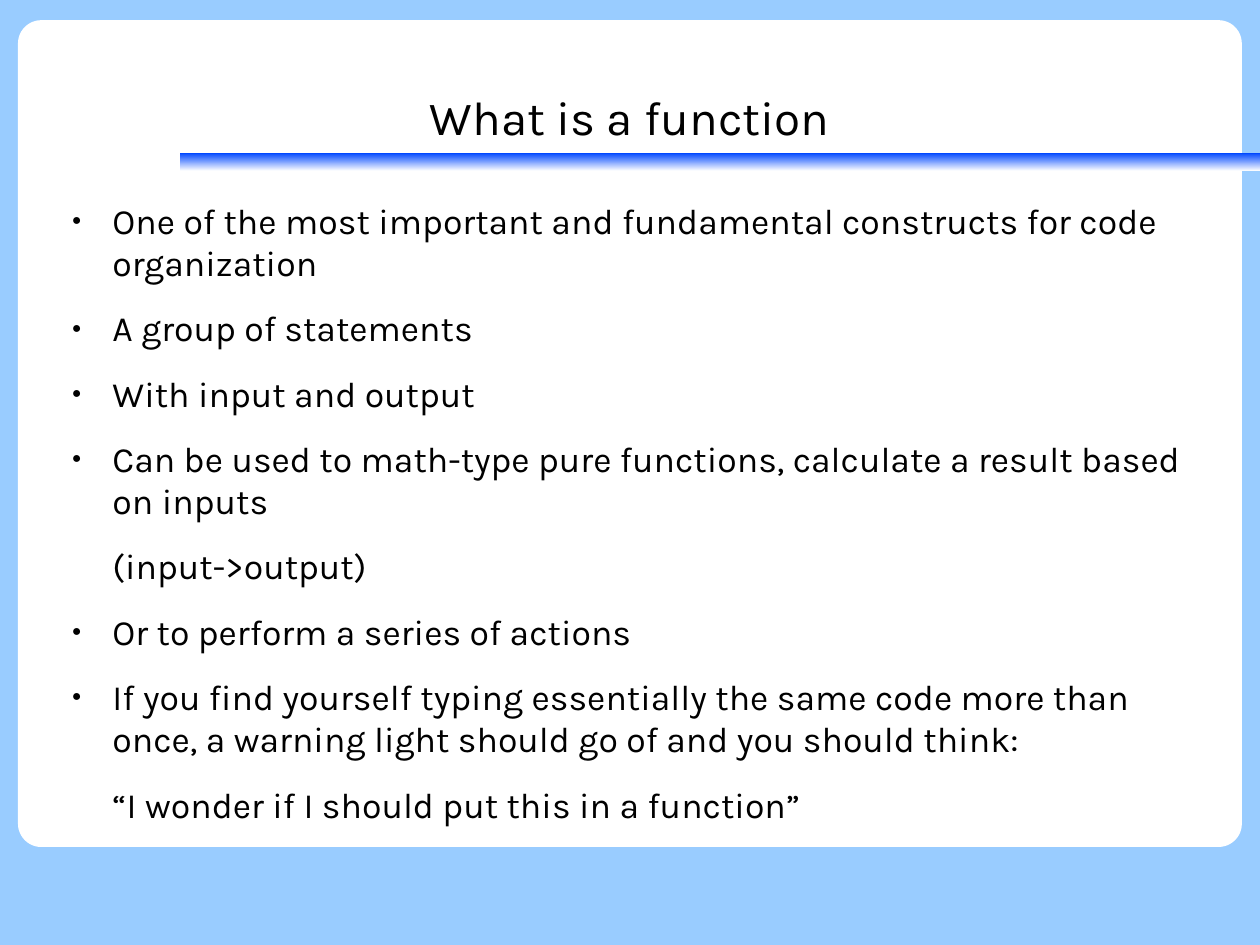
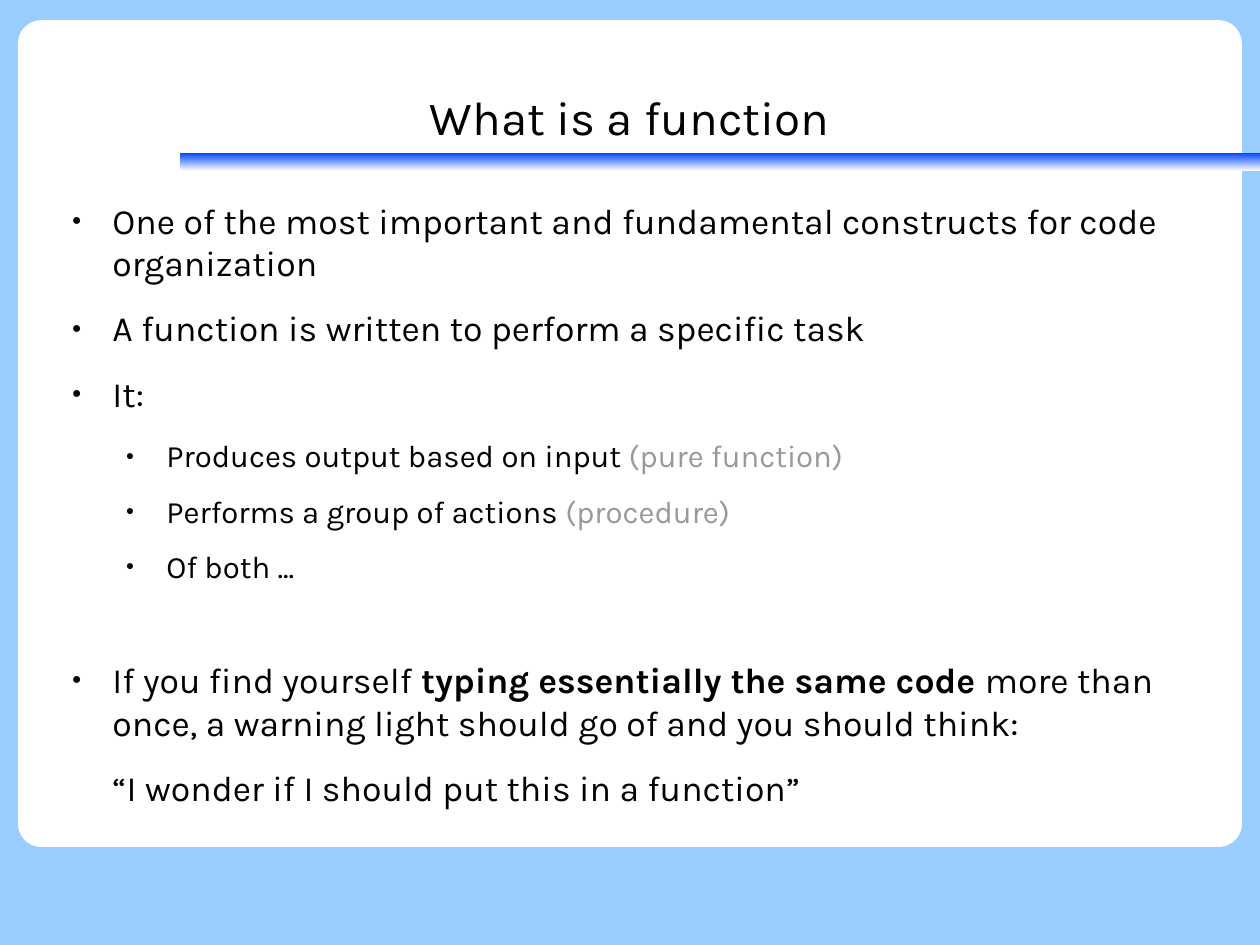
Before and after one commit to KennethNielsen/presentations, a slide deck: slide 81 of python/part1/part1_with_theme.odp (slide 83 before the commit). Drawn at 1260x945 pixels with LibreOffice and Linux fonts; fonts in the diff are those of the drawing; background and template pictures are left out. Boxes give left, top, right and bottom in pixels: in the first picture for what was removed or moved away, otherwise in the second. Text is boxed around its words. In the diff, an @@ line names an element or a change of style, - is before the commit and + after.

```diff
--- a/python/part1/part1_with_theme.odp
+++ b/python/part1/part1_with_theme.odp
@@ text at (112, 316, 865, 579): text changed; size 22.4 to 19.6 pt @@
-● A group of statements
-● With input and output
-● Can be used to math-type pure functions, calculate a result based on inputs
-(input->output)
-● Or to perform a series of actions
+● A function is written to perform a specific task
+● It:
+  ● Produces output based on input (pure function)
+  ● Performs a group of actions (procedure)
+  ● Of both ...
@@ text at (112, 667, 1153, 744): bold on in "typing essentially the same code" @@
```
Also in this commit, not shown: 61 other slides changed, 6 slides added, 7 slides removed, 1 other file.
